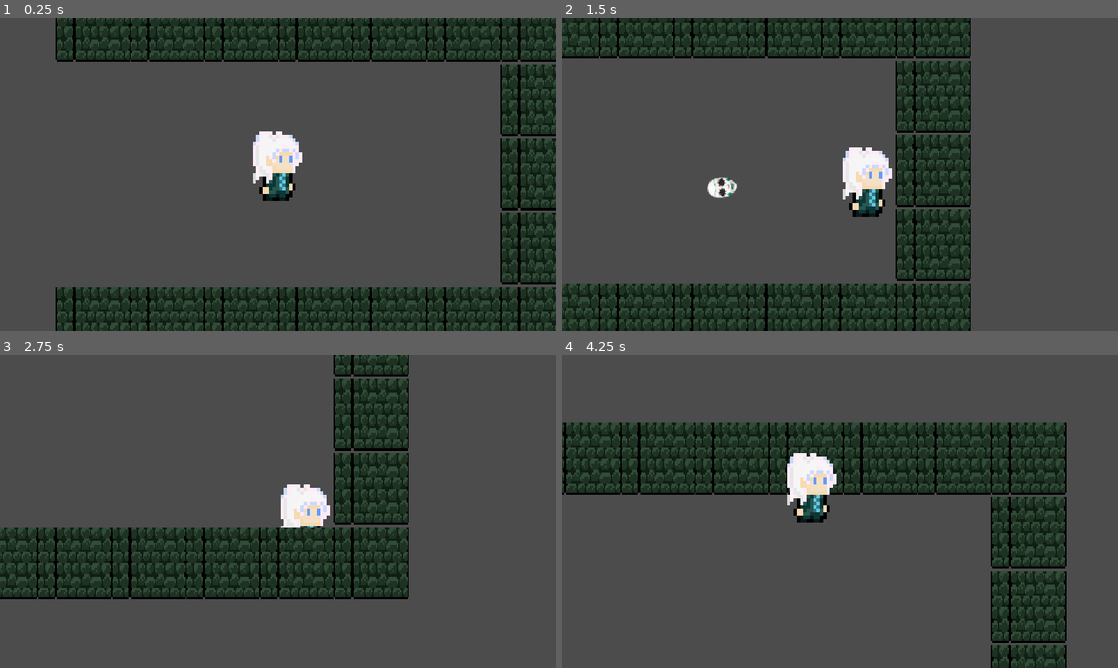
Above: before the commit, frames 1-4 (two rows, left to right).
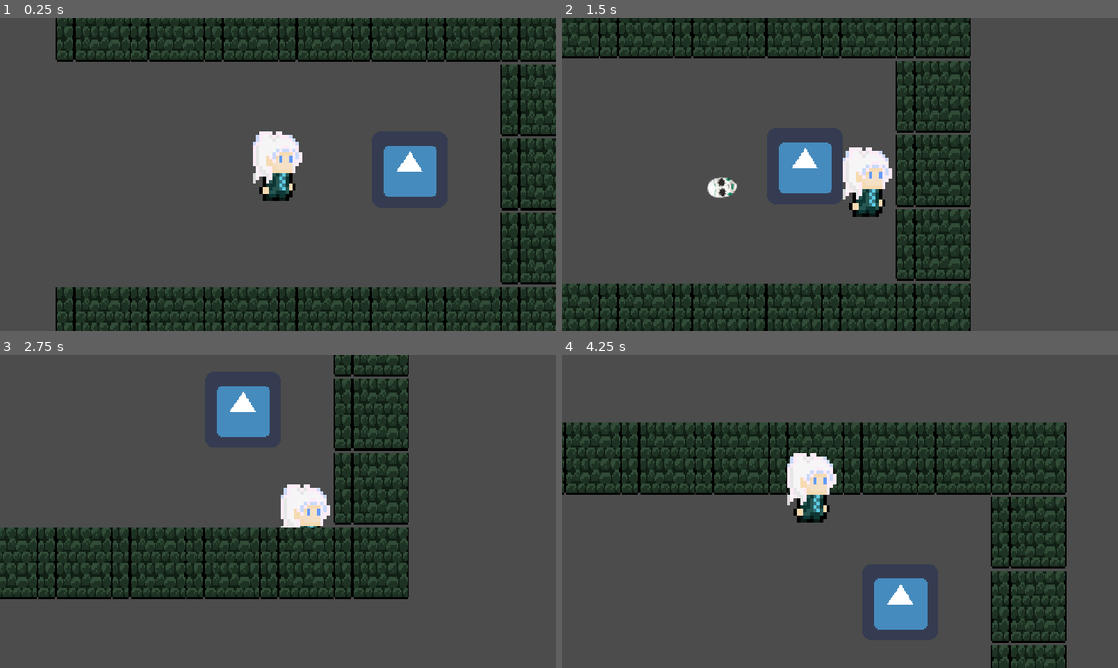
Above: after the commit, the same moments.

Repository: allannov/GodotGame
Game: Godot game, scene res://Level/Level.tscn
Same seed, same stepped clock (60 frames per second), same inputs: the game is played once before the commit and once after it. The engine's default icon, where the game draws it, is replaced by a stand-in: a white triangle on a blue panel in a dark square.
Inputs (mouse positions are in pixels of both pictures, inside the frame that each line leads up to):
- Up to frame 1 (0.25 s): no input
- Up to frame 2 (1.5 s): tap Enter at 0.5 s; move the mouse to (962, 158) at 0.52 s; hold D (move_right) 0.53-1.28 s; click (962, 158) at 0.6 s; move the mouse to (728, 190) at 1.27 s; hold S (move_down) from 1.28 s (still down); click (728, 190) at 1.35 s
- Up to frame 3 (2.75 s): move the mouse to (333, 442) at 2.02 s; release S (move_down) at 2.03 s; hold D (move_right) from 2.03 s (still down); click (333, 442) at 2.1 s
- Up to frame 4 (4.25 s): tap Space at 2.75 s; move the mouse to (812, 574) at 2.77 s; release D (move_right) at 2.78 s; hold W (move_up) 2.78-3.53 s; click (812, 574) at 2.85 s; move the mouse to (1006, 558) at 3.52 s; hold A (move_left) from 3.53 s (still down); click (1006, 558) at 3.6 s

The runs differ from the first frame. In frame 1, 1.5% of the frame differs, in the area x 69-79%, y 40-58%; in frame 2, 1.5%; in frame 3, 1.5%; in frame 4, 1.6%, in the area x 56-66%, y 71-88%.

Commit message:
Enemy spawn, enemy detection but without working
because we need player collision layer that enemy collision layer wich connected to their detection zone aka area2d will be able to detect/see and after chase. Chase behaior there are in script

Diff:
--- /dev/null
+++ b/GodotGame - JIM/Enemy/Detection.gd
@@ -0,0 +1,21 @@
+extends KinematicBody2D
+#сложно без созданных файлов по противникам
+#only straight should do more natural or categorize behavior
+#all stats will be asset when we have enemy classification
+var run_speed = 25
+var velocity = Vector2.ZERO
+var player = null
+
+func _physics_process(delta):
+	velocity = Vector2.ZERO
+	if player:
+		velocity = position.direction_to(player.position) * run_speed
+	velocity = move_and_slide(velocity)
+
+
+func _on_detection_Zone_body_entered(body):
+	player = body
+
+
+func _on_detection_Zone_body_exited(body):
+	player = null
--- /dev/null
+++ b/GodotGame - JIM/Enemy/Enemy.tscn
@@ -0,0 +1,38 @@
+[gd_scene load_steps=3 format=2]
+
+[ext_resource path="res://icon.png" type="Texture" id=1]
+
+[sub_resource type="GDScript" id=1]
+script/source = "extends KinematicBody2D
+
+#only straight should do more natural or categorize behavior
+#all stats will be asset when we have enemy classification
+var run_speed = 25
+var velocity = Vector2.ZERO
+var player = null
+
+func _physics_process(delta):
+	velocity = Vector2.ZERO
+	if player:
+		velocity = position.direction_to(player.position) * run_speed
+	velocity = move_and_slide(velocity)
+
+
+func _on_detection_Zone_body_entered(body):
+	player = body
+
+
+func _on_detection_Zone_body_exited(body):
+	player = null
+"
+
+[node name="Enemy" type="Node2D"]
+
+[node name="KinematicBody2D" type="KinematicBody2D" parent="."]
+scale = Vector2( 1.00163, 1 )
+script = SubResource( 1 )
+
+[node name="Icon" type="Sprite" parent="KinematicBody2D"]
+position = Vector2( 0, -1 )
+scale = Vector2( 1.01464, 1.02602 )
+texture = ExtResource( 1 )
--- /dev/null
+++ b/GodotGame - JIM/Enemy/Enemy_spawn.gd
@@ -0,0 +1,14 @@
+extends Node
+func _ready():
+	var rand = RandomNumberGenerator.new()
+	var enemyvis = load("res://Enemy/Enemy.tscn")
+	#for loop will be when we have more difficult
+	var enemy = enemyvis.instance()
+	#conditions for not spawning on hero or walls when we have level generation
+	rand.randomize()
+	var x = rand.randf_range(32, 288)
+	rand.randomize()
+	var y = rand.randf_range(32, 158)
+	enemy.position.y = y
+	enemy.position.x = x
+	add_child(enemy)
--- a/GodotGame - JIM/Level/Level.tscn
+++ b/GodotGame - JIM/Level/Level.tscn
@@ -1,10 +1,12 @@
-[gd_scene load_steps=4 format=2]
+[gd_scene load_steps=5 format=2]
 
 [ext_resource path="res://Player/Player.tscn" type="PackedScene" id=1]
 [ext_resource path="res://Level/SideWall.tscn" type="PackedScene" id=2]
+[ext_resource path="res://Enemy/Enemy_spawn.gd" type="Script" id=3]
 [ext_resource path="res://Level/Wall.tscn" type="PackedScene" id=4]
 
 [node name="Level" type="YSort"]
+script = ExtResource( 3 )
 
 [node name="Player" parent="." instance=ExtResource( 1 )]
 position = Vector2( 128, 96 )
